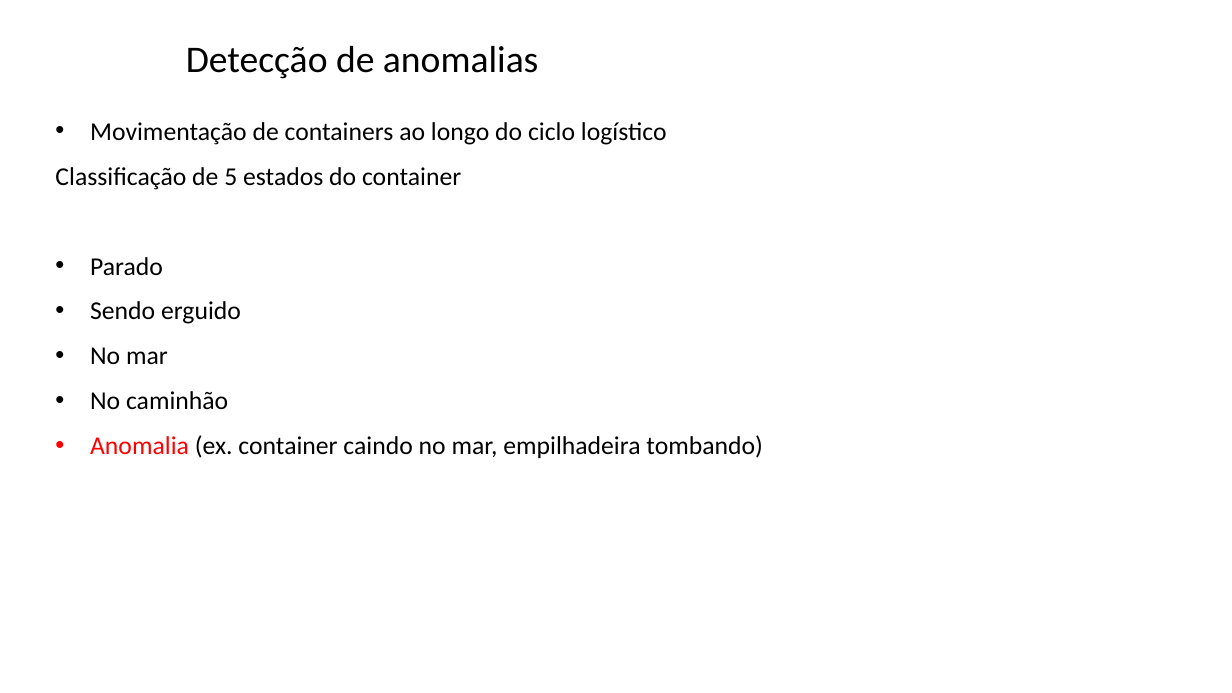
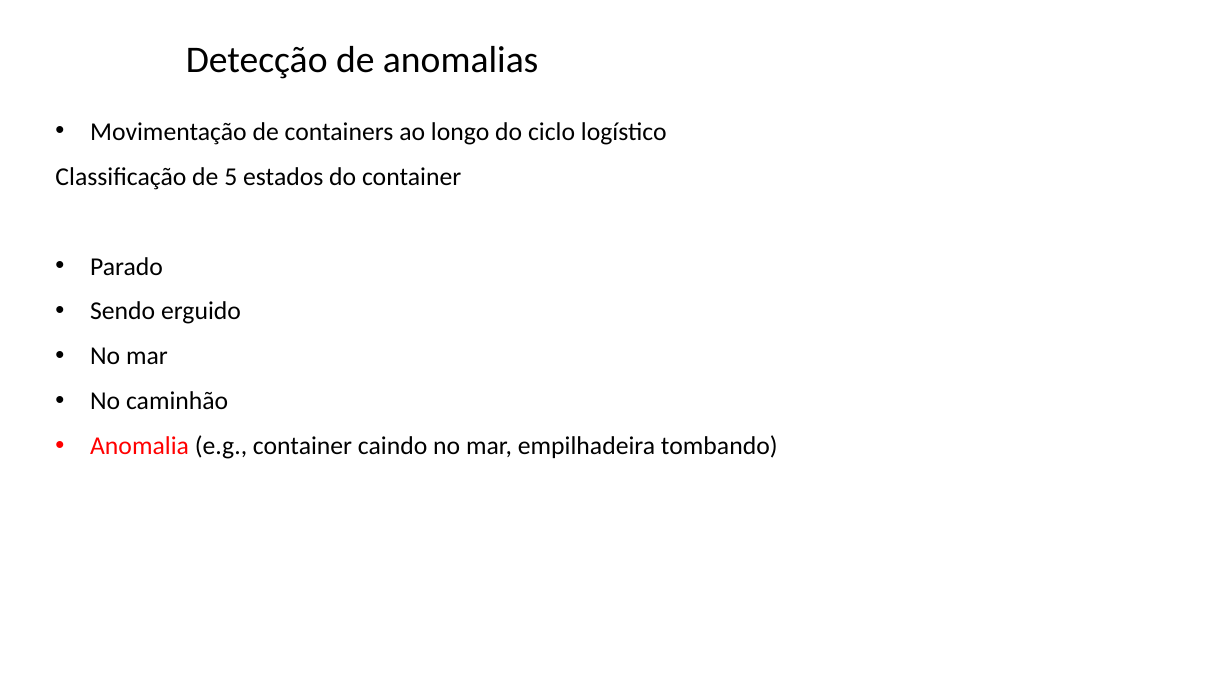
Before and after one commit to zz4fap/tp557-iot-ml, a slide deck: slide 32 of slides/TP557_16_detecção_de_anomalias.pptx (slide 44 before the commit). Drawn at 1232x693 pixels with LibreOffice and Linux fonts; fonts in the diff are those of the drawing; background and template pictures are left out. Boxes give left, top, right and bottom in pixels: in the first picture for what was removed or moved away, otherwise in the second. Text is boxed around its words. In the diff, an @@ line names an element or a change of style, - is before the commit and + after.

```diff
--- a/slides/TP557_16_detecção_de_anomalias.pptx
+++ b/slides/TP557_16_detecção_de_anomalias.pptx
@@ text at bbox=[90, 435, 778, 459]: text changed @@
-• Anomalia (ex. container caindo no mar, empilhadeira tombando)
+• Anomalia (e.g., container caindo no mar, empilhadeira tombando)
```
Also in this commit, not shown: 10 other slides changed, 12 slides removed.
